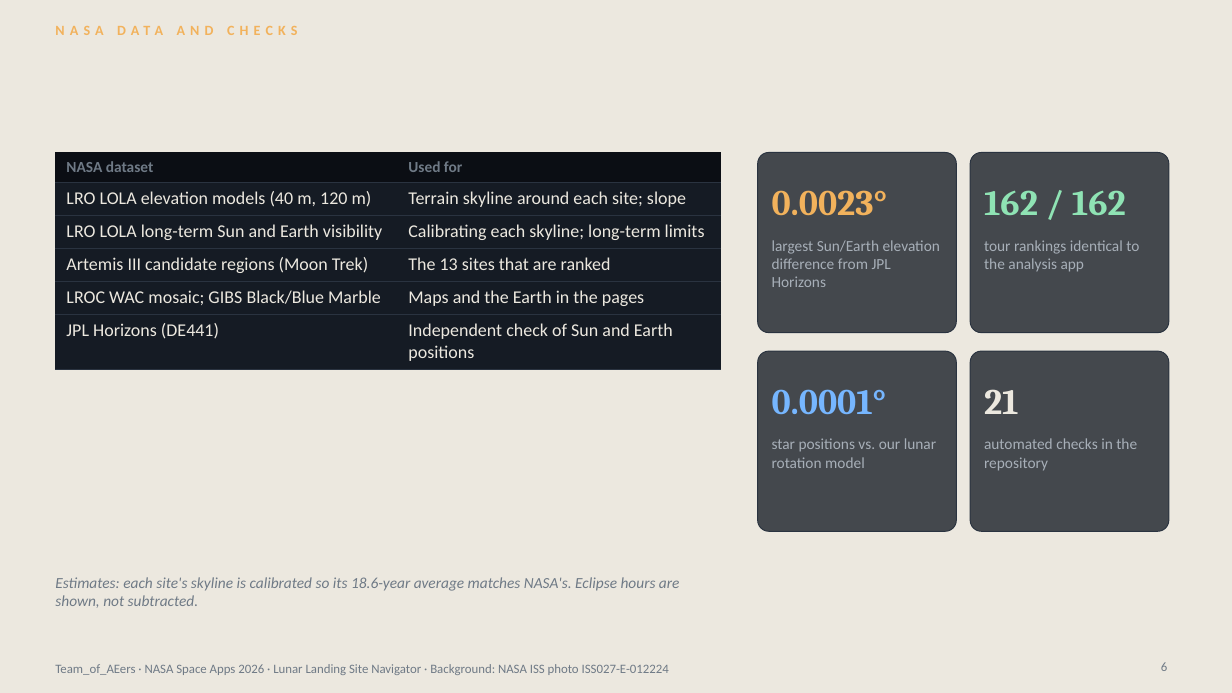
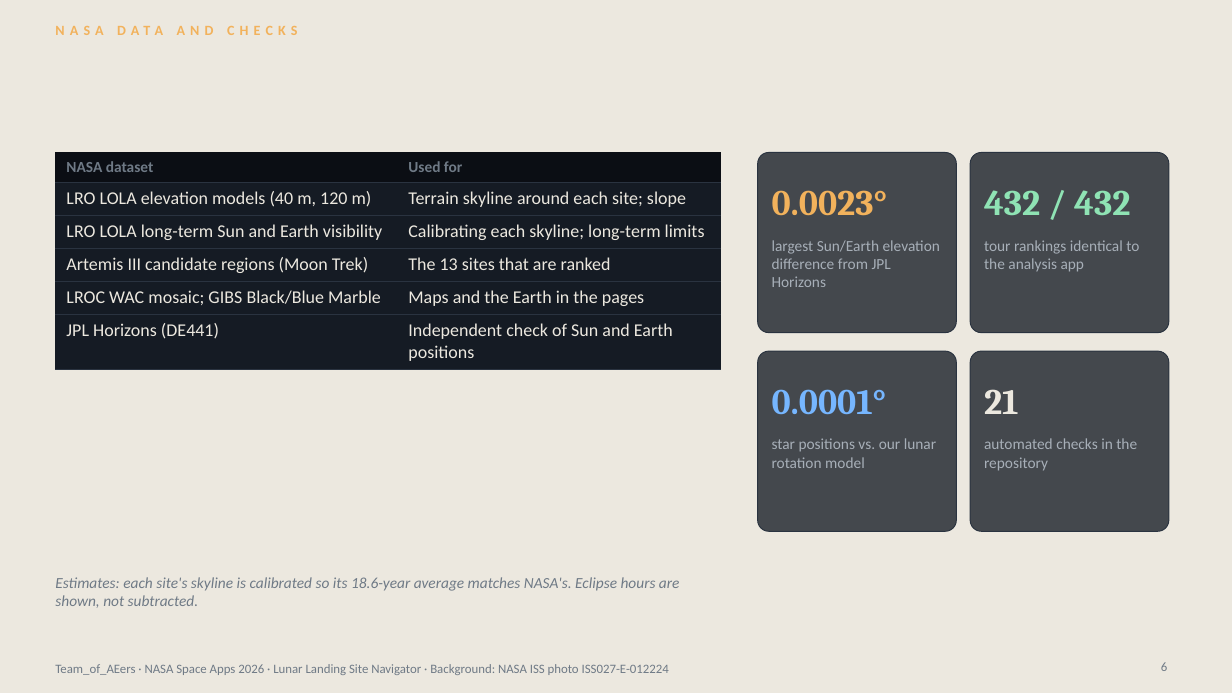
Before and after one commit to quentinliu-a11y/Lunar_Landing_Optimal_System, a slide deck: slide 6 of docs/demo/Lunar_Landing_Navigator_TeamOfAEers.pptx. Drawn at 1232x693 pixels with LibreOffice and Linux fonts; fonts in the diff are those of the drawing; background and template pictures are left out. Boxes give left, top, right and bottom in pixels: in the first picture for what was removed or moved away, otherwise in the second. Text is boxed around its words. In the diff, an @@ line names an element or a change of style, - is before the commit and + after.

```diff
--- a/docs/demo/Lunar_Landing_Navigator_TeamOfAEers.pptx
+++ b/docs/demo/Lunar_Landing_Navigator_TeamOfAEers.pptx
@@ text at <box>984,190,1130,215</box>: text changed @@
-162 / 162
+432 / 432
```
Also in this commit, not shown: 13 other files.
